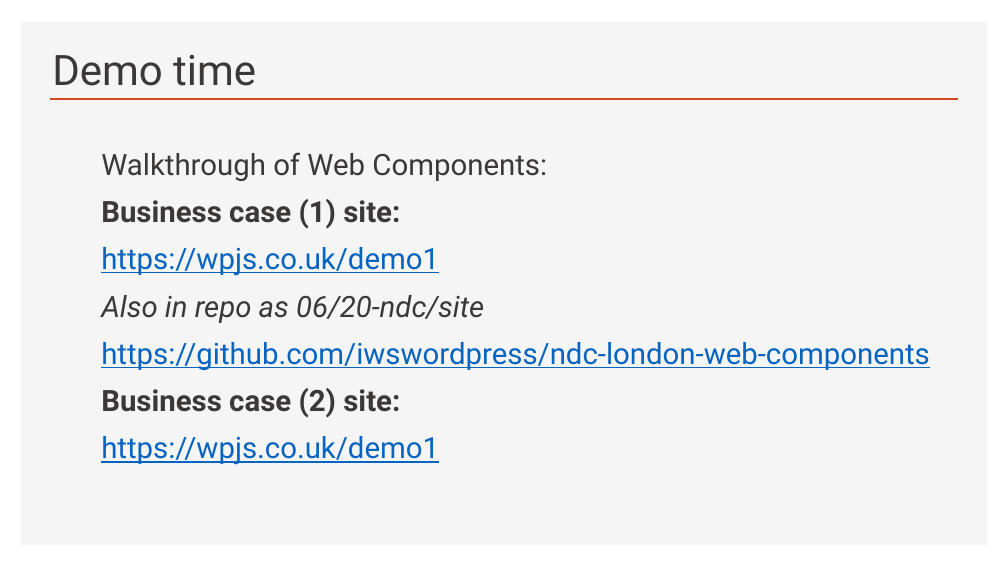
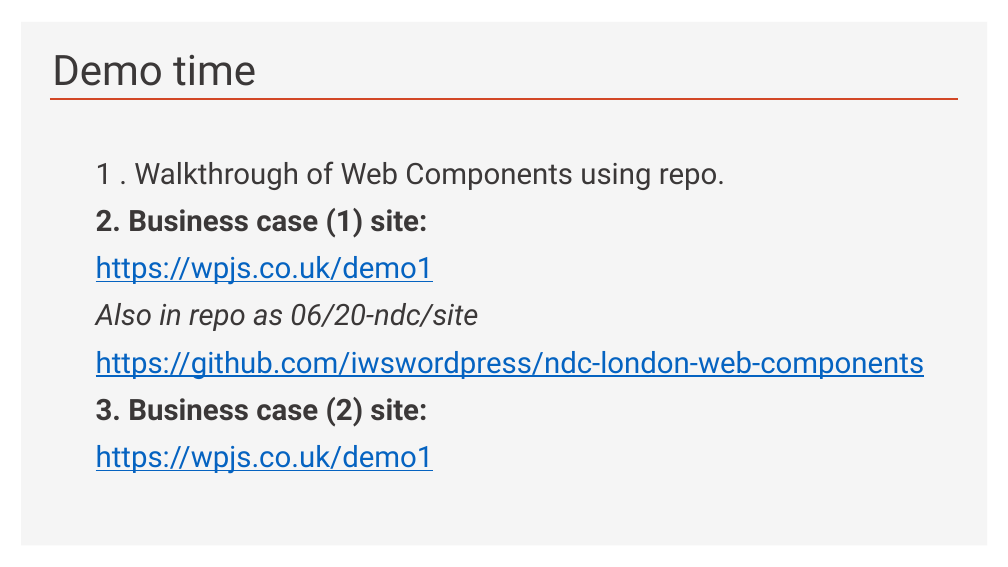
Before and after one commit to iwswordpress/ndc-london-web-components, a slide deck: slide 34 of talk.pptx. Drawn at 1008x567 pixels with LibreOffice and Linux fonts; fonts in the diff are those of the drawing. Boxes give left, top, right and bottom in pixels: in the first picture for what was removed or moved away, otherwise in the second. Text is boxed around its words. In the diff, an @@ line names an element or a change of style, - is before the commit and + after.

```diff
--- a/talk.pptx
+++ b/talk.pptx
@@ text "1 . Walkthrough of Web ...": place and size @@
-text "1 . Walkthrough of Web ..." at box(101, 152, 930, 465)
+text "1 . Walkthrough of Web ..." at box(96, 161, 925, 474)
@@ text at box(96, 161, 725, 238): text changed @@
-  Walkthrough of Web Components:
-  Business case (1) site:
+  1 . Walkthrough of Web Components using repo.
+  2. Business case (1) site:
@@ text at box(96, 397, 427, 427): text changed @@
-  Business case (2) site:
+  3. Business case (2) site:
```
Also in this commit, not shown: 2 other files.
